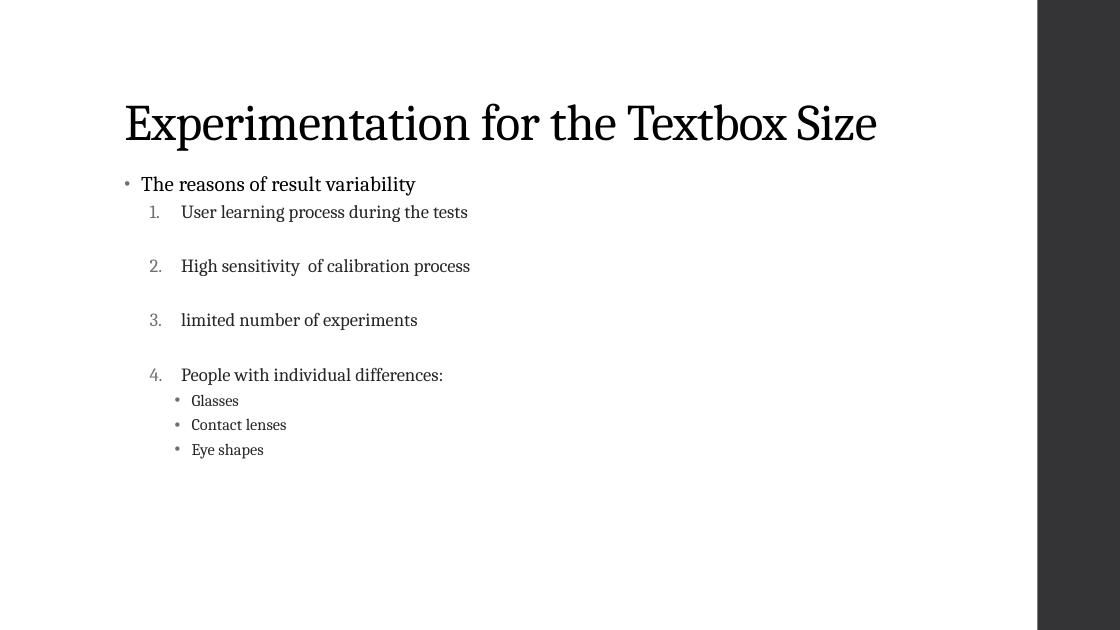
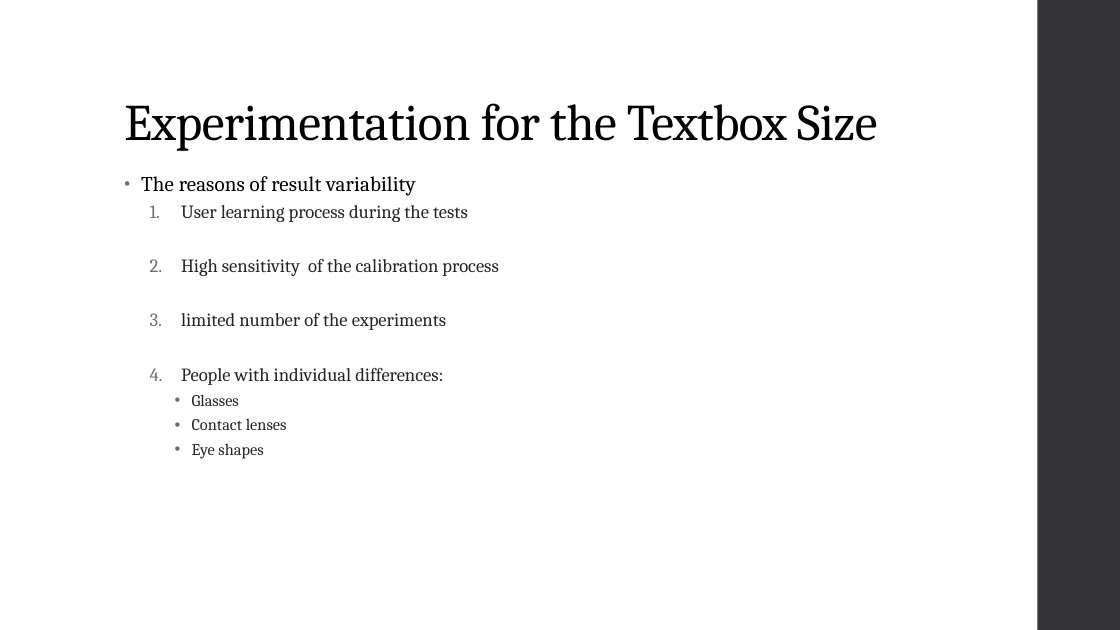
Before and after one commit to diederichk/StepCounter, a slide deck: slide 16 of FinalPresentation/FinalPresentation-v2.pptx. Drawn at 1120x630 pixels with LibreOffice and Linux fonts; fonts in the diff are those of the drawing. Boxes give left, top, right and bottom in pixels: in the first picture for what was removed or moved away, otherwise in the second. Text is boxed around its words. In the diff, an @@ line names an element or a change of style, - is before the commit and + after.

```diff
--- a/FinalPresentation/FinalPresentation-v2.pptx
+++ b/FinalPresentation/FinalPresentation-v2.pptx
@@ text at (181,259,498,330): text changed @@
-  2. High sensitivity of calibration process
-  3. limited number of experiments
+  2. High sensitivity of the calibration process
+  3. limited number of the experiments
```
Also in this commit, not shown: 4 other slides changed.
